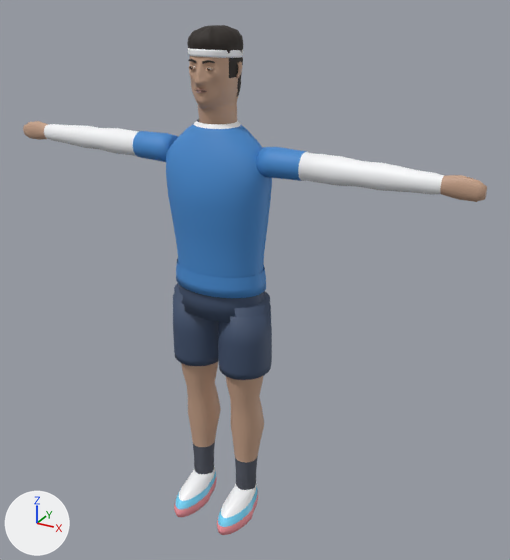
A saved change to the glTF model public/assets/player_male.glb.
Rendered twice from a camera (50 mm lens) standing at (1.178, -1.895, 1.91) and looking at (0.107, 0.051, 0.937). Lighting does not change. The marker at lower left points along +X, +Y and +Z. The picture after the commit comes second. Vertices at exactly the same position are counted once.

The first picture shows 'Athlete_Male_Arjun_Mesh'.
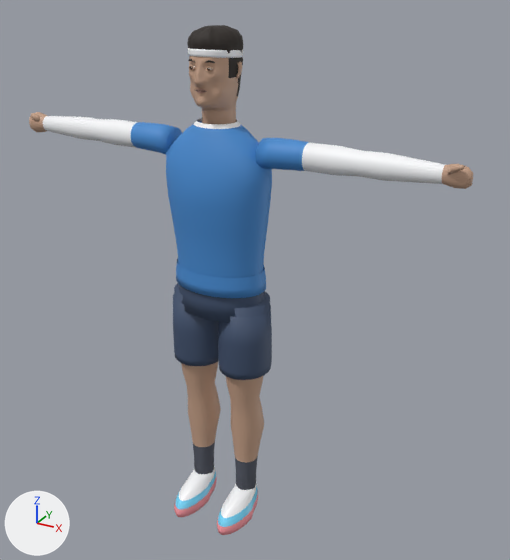
What differs and where, as boxes [x1, y1, x2, y2] in the pictures (510 x 560 px; the box of a moved part takes in the faces that stretch with it):
'Athlete_Male_Arjun_Mesh', reshaped
    before: [23, 25, 487, 535]
    after: [29, 25, 473, 535]
part 1 of me_athlete_male_arjun_meshdata, added
    after: [31, 113, 41, 122]
part 2 of me_athlete_male_arjun_meshdata, added
    after: [447, 164, 465, 175]
part 3 of me_athlete_male_arjun_meshdata, moved or reshaped
    before: [23, 43, 487, 198]
    after: [29, 44, 473, 189]
part 4 of me_athlete_male_arjun_meshdata, recoloured
    before: [132, 132, 309, 176]
    after: [131, 131, 305, 171]

Patch to the scene script:
```diff
--- a/public/assets/player_male.glb.py
+++ b/public/assets/player_male.glb.py
@@ me_athlete_male_arjun_meshdata @@
 # used by ob_athlete_male_arjun_mesh; location = (0.0, 0.0, 0.0)
-me_athlete_male_arjun_meshdata.from_pydata(...)  # 6096 vertices, 11740 faces; spans x -0.84..0.84, y -0.19..0.12, z 0.0..1.76
+me_athlete_male_arjun_meshdata.from_pydata(...)  # 6204 vertices, 11948 faces; spans x -0.79..0.8, y -0.19..0.12, z 0.0..1.76
+# me_athlete_male_arjun_meshdata part 1: a new loose piece of 42 vertices spanning x -0.78..-0.74, y -0.04..0.0, z 1.4..1.44, in mat_indianskin_male (beige #c7a289)
+# me_athlete_male_arjun_meshdata part 2: a new loose piece of 42 vertices spanning x 0.74..0.78, y -0.04..0.0, z 1.4..1.44, in mat_indianskin_male (beige #c7a289)
+# me_athlete_male_arjun_meshdata part 3: 619 vertices moved from x -0.82..0.84, y -0.1..0.09, z 1.33..1.7 to x -0.77..0.8, y -0.1..0.09, z 1.34..1.7; 516 vertices removed from x -0.84..0.84, y -0.1..0.09, z 1.32..1.75; 540 vertices added at x -0.79..0.8, y -0.11..0.09, z 1.35..1.75
+# me_athlete_male_arjun_meshdata part 4: 59 faces spanning x -0.31..0.31, y -0.04..0.04, z 1.36..1.43 switch from mat_apparel_collartrim (white #fafcfe) to mat_jersey_male_indiablue (blue #458bd1)
+# other edits to the shape of me_athlete_male_arjun_meshdata do not show in these pictures
 me_athlete_male_arjun_meshdata.materials.append(mat_indianskin_male)
```
